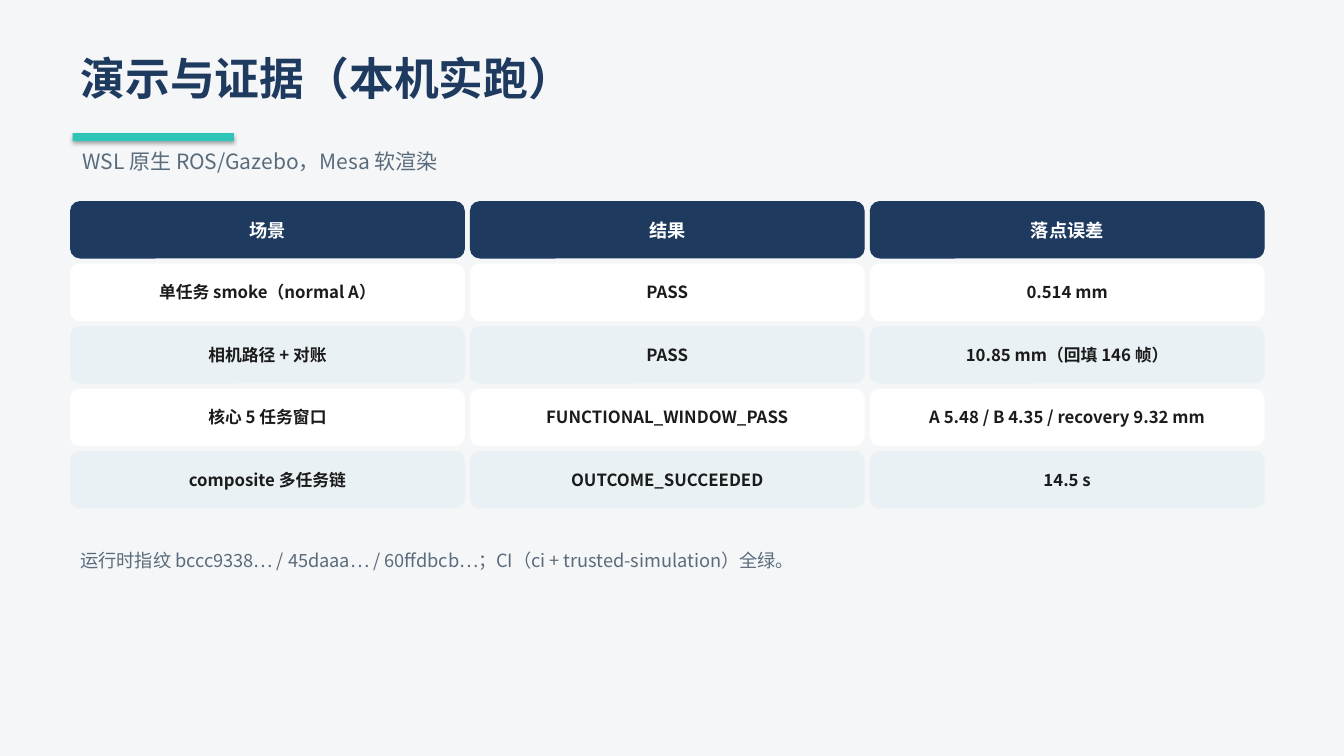
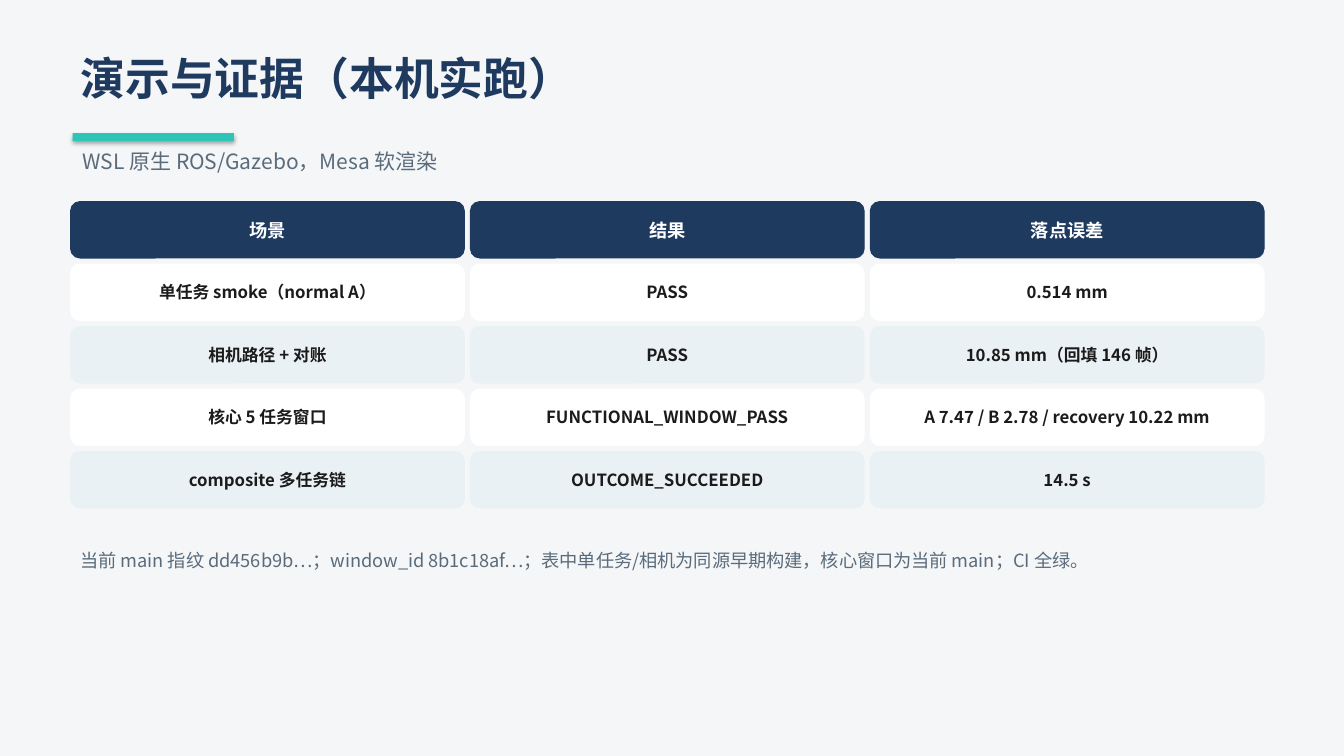
Before and after one commit to Yenefa/flexcell, a slide deck: slide 10 of competition/iyaic-2026/SUBMISSION/创意组_AgenticFlex_展示PPT.pptx. Drawn at 1344x756 pixels with LibreOffice and Linux fonts; fonts in the diff are those of the drawing. Boxes give left, top, right and bottom in pixels: in the first picture for what was removed or moved away, otherwise in the second. Text is boxed around its words. In the diff, an @@ line names an element or a change of style, - is before the commit and + after.

```diff
--- a/competition/iyaic-2026/SUBMISSION/创意组_AgenticFlex_展示PPT.pptx
+++ b/competition/iyaic-2026/SUBMISSION/创意组_AgenticFlex_展示PPT.pptx
@@ text in rounded rectangle at box(924, 410, 1209, 427): text changed @@
-A 5.48 / B 4.35 / recovery 9.32 mm
+A 7.47 / B 2.78 / recovery 10.22 mm
@@ text at box(80, 551, 1089, 570): text changed @@
-运行时指纹 bccc9338… / 45daaa… / 60ffdbcb…；CI（ci + trusted-simulation）全绿。
+当前 main 指纹 dd456b9b…；window_id 8b1c18af…；表中单任务/相机为同源早期构建，核心窗口为当前 main；CI 全绿。
```
Also in this commit, not shown: 1 slide added, 2 other files.
